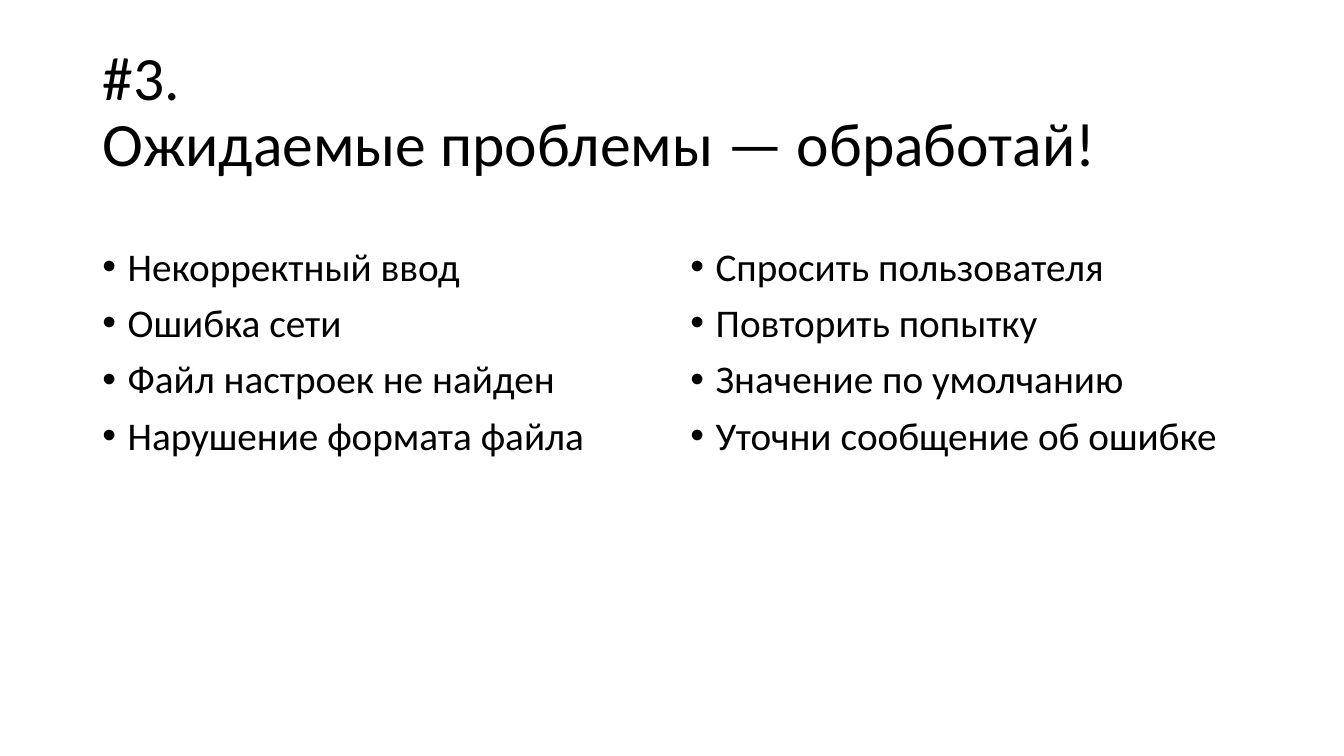
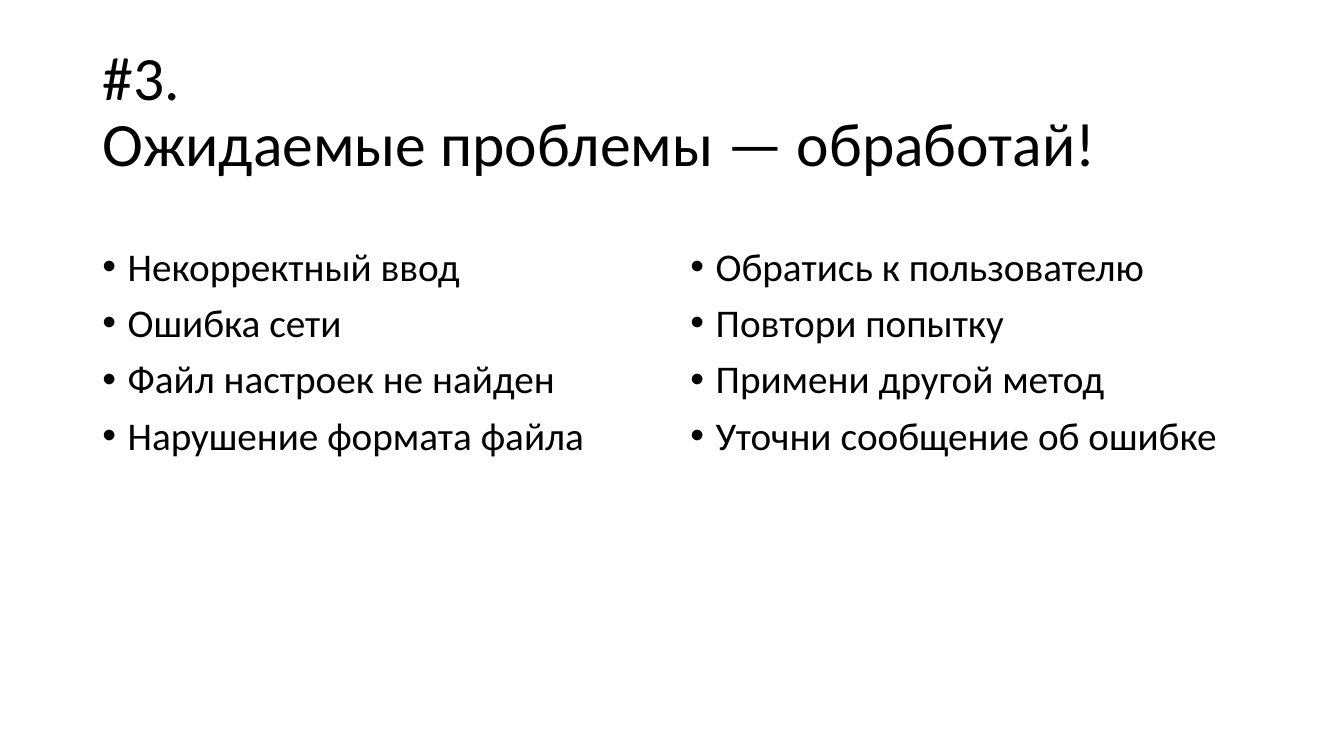
Before and after one commit to kontur-courses/exceptions, a slide deck: slide 8 of exceptions.pptx (slide 4 before the commit). Drawn at 1344x756 pixels with LibreOffice and Linux fonts; fonts in the diff are those of the drawing. Boxes give left, top, right and bottom in pixels: in the first picture for what was removed or moved away, otherwise in the second. Text is boxed around its words. In the diff, an @@ line names an element or a change of style, - is before the commit and + after.

```diff
--- a/exceptions.pptx
+++ b/exceptions.pptx
@@ text at bbox=[716, 254, 1144, 400]: text changed @@
-• Спросить пользователя
-• Повторить попытку
-• Значение по умолчанию
+• Обратись к пользователю
+• Повтори попытку
+• Примени другой метод
```
Also in this commit, not shown: 5 other slides changed, 5 slides added, 2 slides removed, 6 other files.
